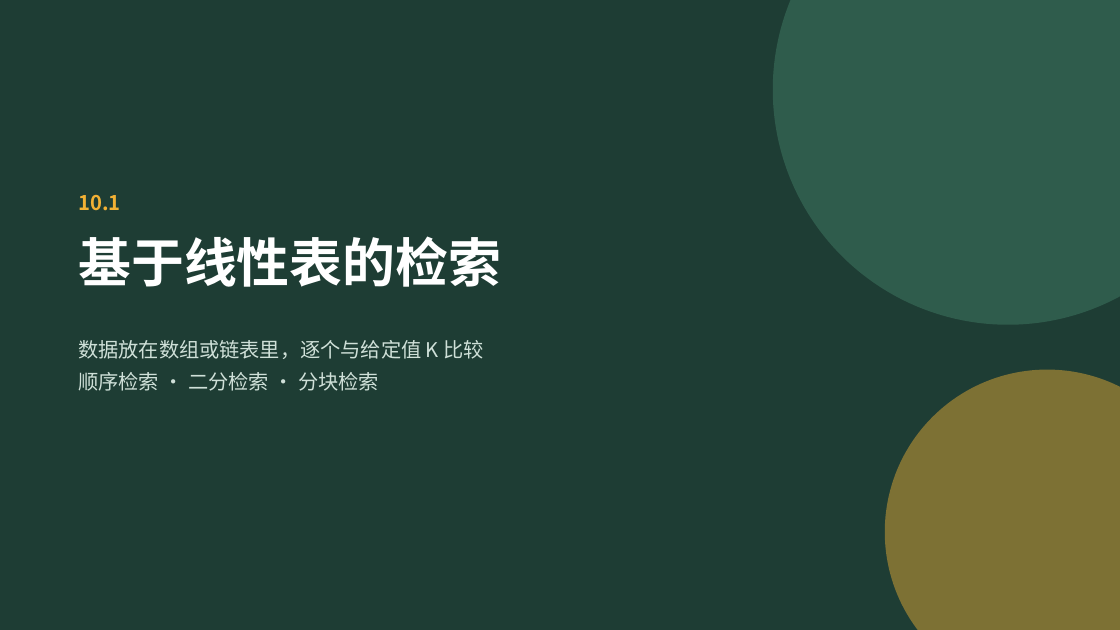
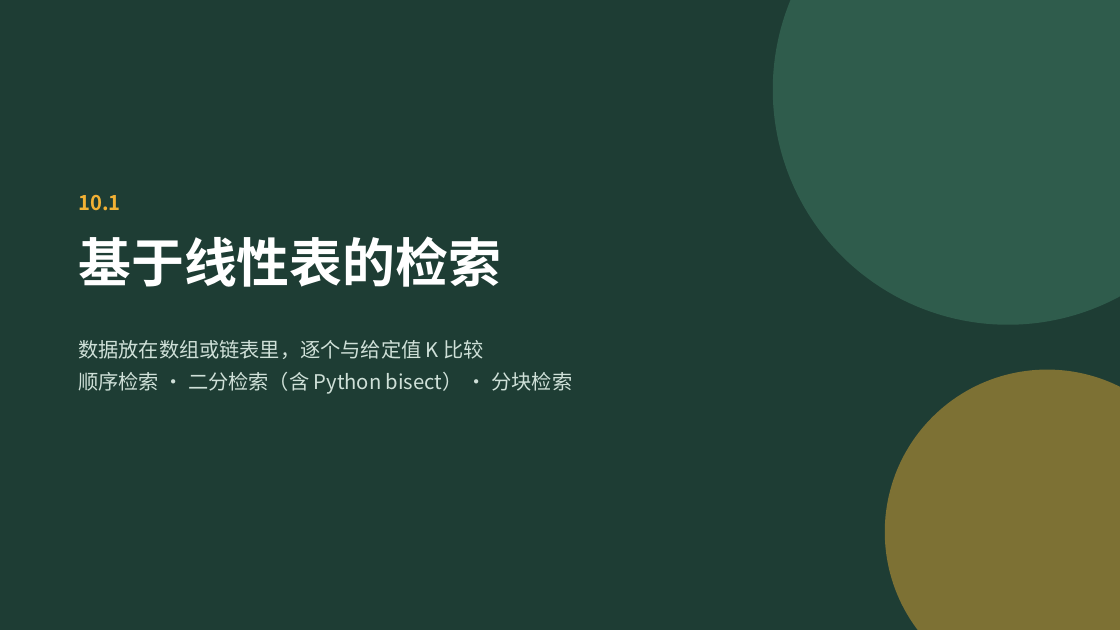
Before and after one commit to GMyhf/2026fall-cs201, a slide deck: slide 7 of courseware/202609_DSA_10_Search.pptx. Drawn at 1120x630 pixels with LibreOffice and Linux fonts; fonts in the diff are those of the drawing. Boxes give left, top, right and bottom in pixels: in the first picture for what was removed or moved away, otherwise in the second. Text is boxed around its words. In the diff, an @@ line names an element or a change of style, - is before the commit and + after.

```diff
--- a/courseware/202609_DSA_10_Search.pptx
+++ b/courseware/202609_DSA_10_Search.pptx
@@ text at (x1=78, y1=372, x2=573, y2=394): text changed @@
-顺序检索 · 二分检索 · 分块检索
+顺序检索 · 二分检索（含 Python bisect） · 分块检索
```
Also in this commit, not shown: 47 other slides changed, 6 slides added, 2 other files.
